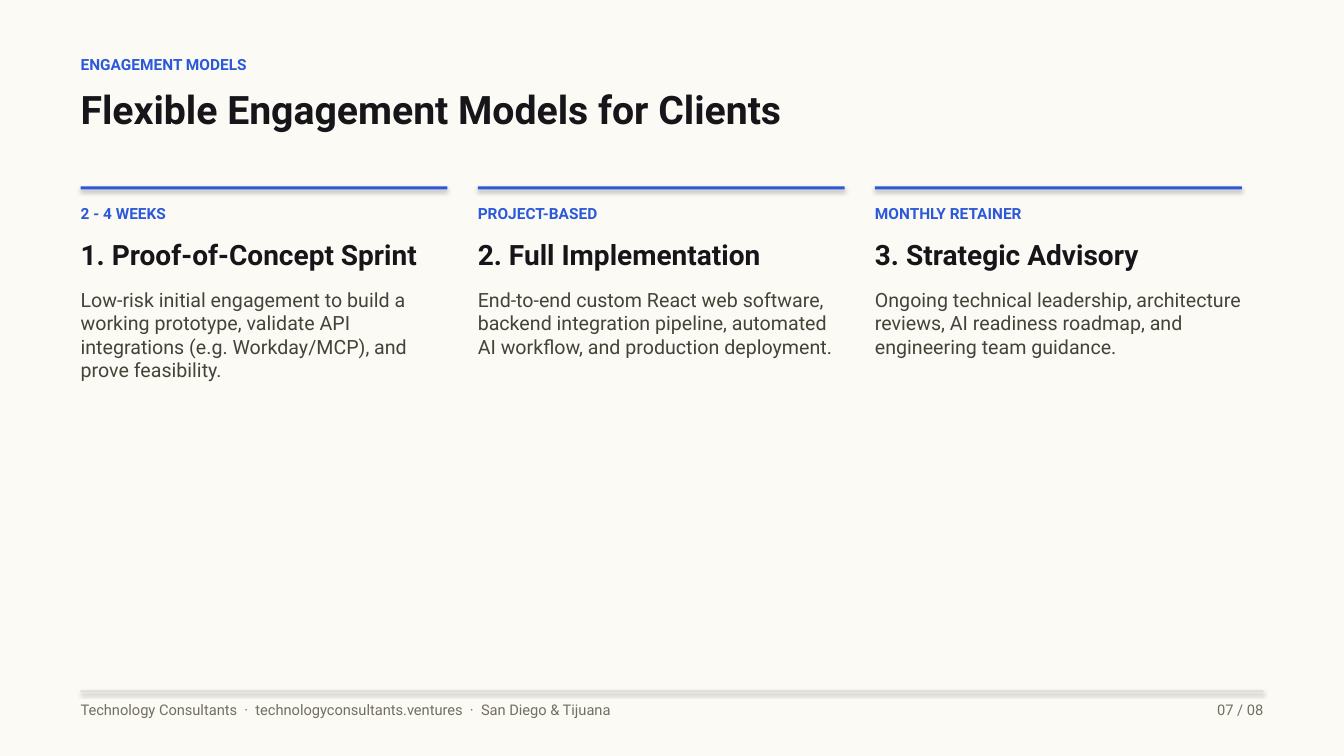
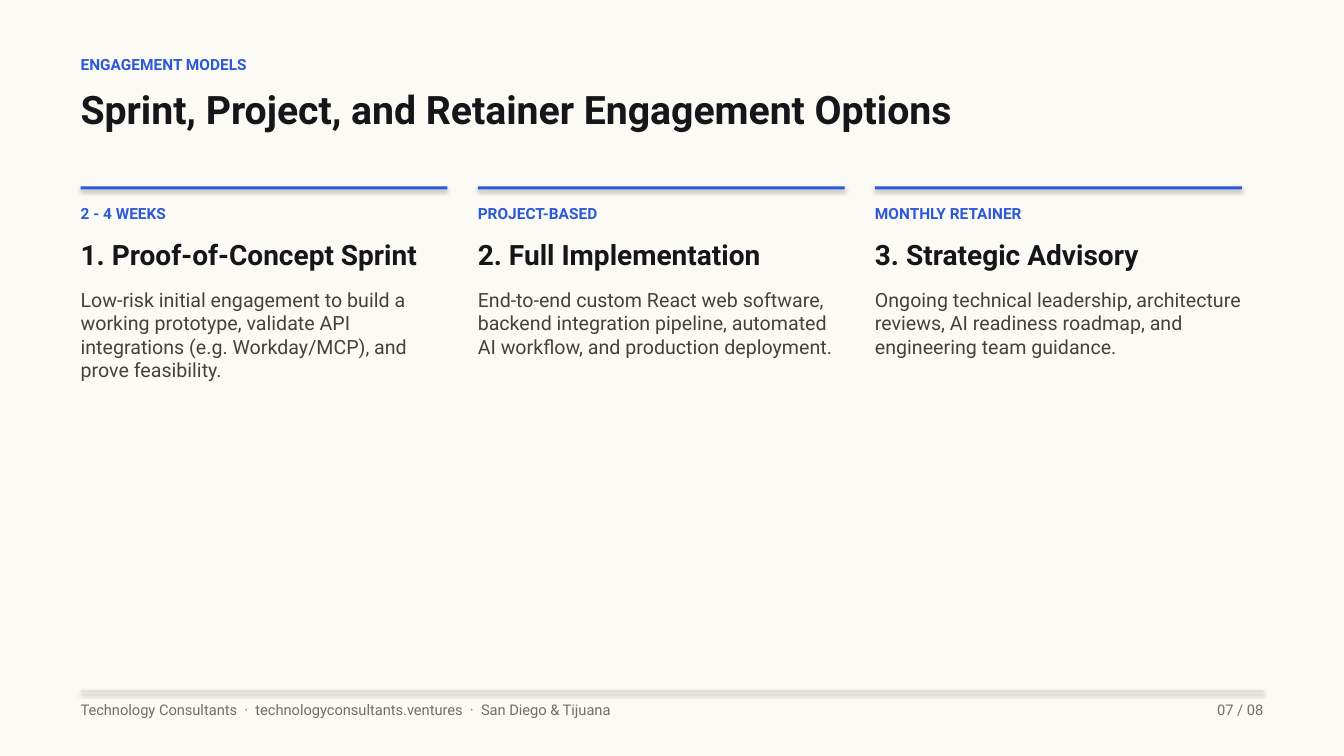
Before and after one commit to rguido198/TechnologyConsultantsVentures, a slide deck: slide 7 of Technology_Consultants_Who_to_Send_My_Way.pptx. Drawn at 1344x756 pixels with LibreOffice and Linux fonts; fonts in the diff are those of the drawing. Boxes give left, top, right and bottom in pixels: in the first picture for what was removed or moved away, otherwise in the second. Text is boxed around its words. In the diff, an @@ line names an element or a change of style, - is before the commit and + after.

```diff
--- a/Technology_Consultants_Who_to_Send_My_Way.pptx
+++ b/Technology_Consultants_Who_to_Send_My_Way.pptx
@@ text at bbox=[81, 94, 952, 133]: text changed @@
-Flexible Engagement Models for Clients
+Sprint, Project, and Retainer Engagement Options
```
Also in this commit, not shown: 7 other slides changed, 1 other file.
